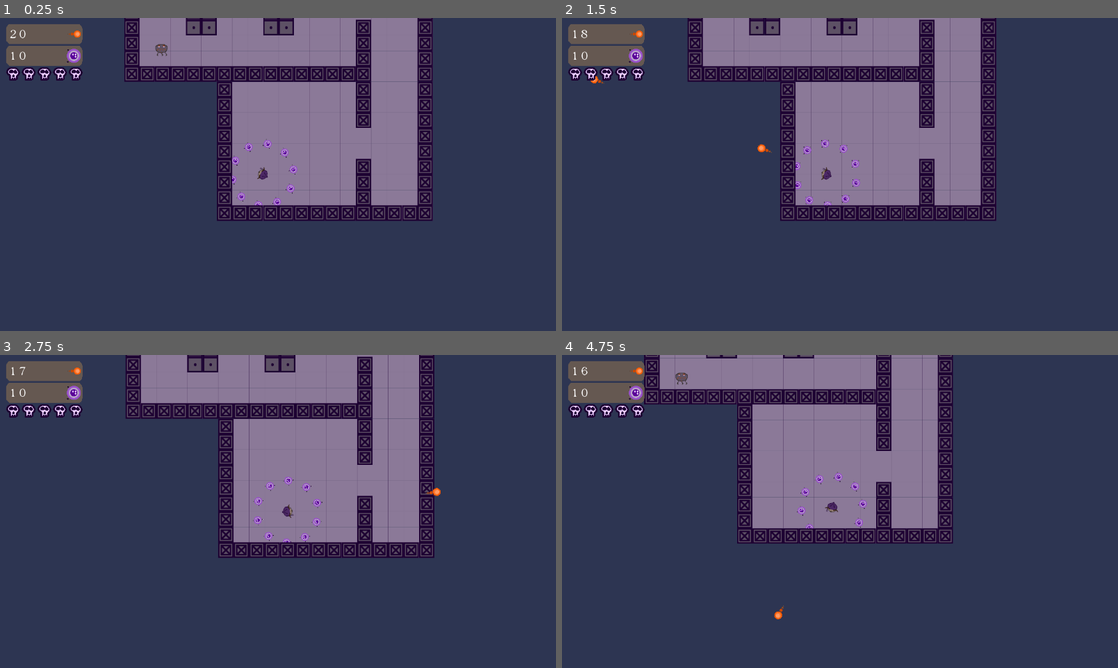
Above: before the commit, frames 1-4 (two rows, left to right).
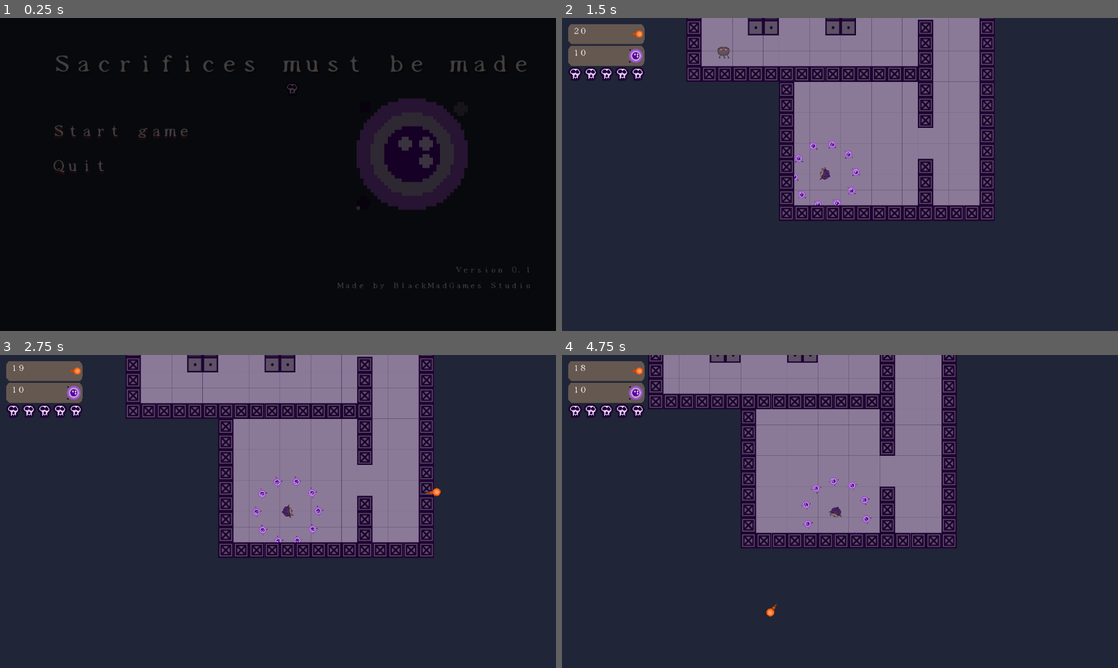
Above: after the commit, the same moments.

Repository: blackmadgames/sacrifices
Game: Godot game, scene res://scenes/screens/TitleScreen.tscn
The game is run twice, just before and just after one commit, with the same random seed, the same clock (stepped at 60 frames per second) and the same inputs. Before the commit the project starts from res://scenes/game_scenes/Level1.tscn.
Inputs (mouse positions are in pixels of both pictures, inside the frame that each line leads up to):
- Up to frame 1 (0.25 s): no input
- Up to frame 2 (1.5 s): click (734, 136) at 0.5 s, where only the run after the commit has a clickable "Start game"; click (734, 136) at 1.25 s, where only the run after the commit has a clickable "Start game"
- Up to frame 3 (2.75 s): move the mouse to (400, 495) at 2.02 s; hold D (move_right) from 2.03 s (still down); click (400, 495) at 2.1 s
- Up to frame 4 (4.75 s): move the mouse to (728, 527) at 2.77 s; release D (move_right) at 2.78 s; hold S (move_down) 2.78-3.53 s; tap F (interact) at 2.85 s; move the mouse to (895, 442) at 3.52 s; hold D (move_right) 3.53-4.28 s; tap Shift (look_ahead) at 3.6 s; move the mouse to (812, 574) at 4.27 s; hold W (move_up) from 4.28 s (still down); click (812, 574) at 4.35 s

The runs differ from the first frame. In frame 1, 99% of the frame differs, in the area x 0-100%, y 0-100%; in frame 2, 74%; in frame 3, 70%; in frame 4, 79%.

Commit message:
Title screen

Diff:
--- a/gui/font.tres
+++ b/gui/font.tres
@@ -3,7 +3,7 @@
 [ext_resource path="res://assets/fonts/VenomMincho.ttf" type="DynamicFontData" id=1]
 
 [resource]
-size = 22
 use_mipmaps = true
 use_filter = true
+extra_spacing_bottom = 16
 font_data = ExtResource( 1 )
--- a/project.godot
+++ b/project.godot
@@ -69,7 +69,8 @@
 [application]
 
 config/name="Sacrifices must be made"
-run/main_scene="res://scenes/game_scenes/Level1.tscn"
+run/main_scene="res://scenes/screens/TitleScreen.tscn"
+boot_splash/bg_color=Color( 0.109804, 0.164706, 0.254902, 1 )
 config/icon="res://assets/art/placeholders/img/soul.png"
 
 [autoload]
@@ -149,5 +150,5 @@
 
 [rendering]
 
-environment/default_clear_color=Color( 0.180392, 0.211765, 0.32549, 1 )
+environment/default_clear_color=Color( 0.129412, 0.14902, 0.219608, 1 )
 environment/default_environment="res://default_env.tres"
--- a/scenes/actors/Player.tscn
+++ b/scenes/actors/Player.tscn
@@ -76,7 +76,7 @@
 drag_margin_h_enabled = true
 drag_margin_v_enabled = true
 smoothing_enabled = true
-smoothing_speed = 3.0
+smoothing_speed = 2.0
 drag_margin_left = 0.1
 drag_margin_top = 0.1
 drag_margin_right = 0.1
--- /dev/null
+++ b/scenes/fx/FadeIn.tscn
@@ -0,0 +1,33 @@
+[gd_scene load_steps=3 format=2]
+
+[ext_resource path="res://scripts/fx/FadeIn.gd" type="Script" id=1]
+
+[sub_resource type="Animation" id=1]
+resource_name = "FadeIn"
+step = 0.5
+tracks/0/type = "value"
+tracks/0/path = NodePath(".:color")
+tracks/0/interp = 1
+tracks/0/loop_wrap = true
+tracks/0/imported = false
+tracks/0/enabled = true
+tracks/0/keys = {
+"times": PoolRealArray( 0, 1 ),
+"transitions": PoolRealArray( 1, 1 ),
+"update": 0,
+"values": [ Color( 0, 0, 0, 1 ), Color( 0, 0, 0, 0 ) ]
+}
+
+[node name="FadeIn" type="ColorRect"]
+visible = false
+anchor_right = 1.0
+anchor_bottom = 1.0
+color = Color( 0, 0, 0, 0 )
+script = ExtResource( 1 )
+__meta__ = {
+"_edit_use_anchors_": false
+}
+
+[node name="AnimationPlayer" type="AnimationPlayer" parent="."]
+anims/FadeIn = SubResource( 1 )
+[connection signal="animation_finished" from="AnimationPlayer" to="." method="_on_AnimationPlayer_animation_finished"]
--- a/scenes/game_scenes/Level1.tscn
+++ b/scenes/game_scenes/Level1.tscn
@@ -117,7 +117,7 @@
 
 [node name="AudioStreamPlayer" type="AudioStreamPlayer" parent="."]
 stream = ExtResource( 7 )
-volume_db = -12.0
+volume_db = -18.0
 autoplay = true
 [connection signal="fire" from="Player" to="CanvasLayer/GUI" method="_on_Player_fire"]
 [connection signal="healed" from="Player" to="CanvasLayer/GUI" method="_on_Player_healed"]
--- /dev/null
+++ b/scenes/gui/MenuButton.tscn
@@ -0,0 +1,31 @@
+[gd_scene load_steps=3 format=2]
+
+[sub_resource type="DynamicFontData" id=1]
+font_path = "res://assets/fonts/VenomMincho.ttf"
+
+[sub_resource type="DynamicFont" id=2]
+size = 32
+use_mipmaps = true
+use_filter = true
+font_data = SubResource( 1 )
+
+[node name="MenuButton" type="Button"]
+margin_right = 1104.0
+margin_bottom = 39.0
+rect_min_size = Vector2( 360, 60 )
+flat = true
+__meta__ = {
+"_edit_use_anchors_": false
+}
+
+[node name="Label" type="Label" parent="."]
+margin_right = 40.0
+margin_bottom = 57.0
+custom_fonts/font = SubResource( 2 )
+custom_colors/font_color_shadow = Color( 0.643137, 0.168627, 0.168627, 1 )
+custom_constants/shadow_offset_x = 0
+custom_constants/shadow_offset_y = 5
+text = "Label"
+__meta__ = {
+"_edit_use_anchors_": false
+}
--- /dev/null
+++ b/scenes/gui/QuitMenuButton.tscn
@@ -0,0 +1,8 @@
+[gd_scene load_steps=2 format=2]
+
+[ext_resource path="res://scenes/gui/MenuButton.tscn" type="PackedScene" id=1]
+
+[node name="QuitMenuButton" instance=ExtResource( 1 )]
+
+[node name="Label" parent="." index="0"]
+text = "Quit"
--- /dev/null
+++ b/scenes/gui/StartGameMenuButton.tscn
@@ -0,0 +1,8 @@
+[gd_scene load_steps=2 format=2]
+
+[ext_resource path="res://scenes/gui/MenuButton.tscn" type="PackedScene" id=1]
+
+[node name="StartGameMenuButton" instance=ExtResource( 1 )]
+
+[node name="Label" parent="." index="0"]
+text = "Start game"
--- /dev/null
+++ b/scenes/screens/TitleScreen.tscn
@@ -0,0 +1,115 @@
+[gd_scene load_steps=11 format=2]
+
+[ext_resource path="res://gui/theme.tres" type="Theme" id=1]
+[ext_resource path="res://assets/art/placeholders/img/soul.png" type="Texture" id=2]
+[ext_resource path="res://scenes/gui/StartGameMenuButton.tscn" type="PackedScene" id=3]
+[ext_resource path="res://scenes/gui/QuitMenuButton.tscn" type="PackedScene" id=4]
+[ext_resource path="res://assets/art/placeholders/img/skull.png" type="Texture" id=5]
+[ext_resource path="res://scenes/fx/FadeIn.tscn" type="PackedScene" id=6]
+[ext_resource path="res://scripts/gui/TitleScreen.gd" type="Script" id=7]
+[ext_resource path="res://assets/music/sacrifices_menu.ogg" type="AudioStream" id=8]
+
+[sub_resource type="DynamicFontData" id=1]
+font_path = "res://assets/fonts/VenomMincho.ttf"
+
+[sub_resource type="DynamicFont" id=2]
+size = 48
+use_mipmaps = true
+use_filter = true
+extra_spacing_bottom = 16
+font_data = SubResource( 1 )
+
+[node name="TitleScreen" type="Control"]
+anchor_right = 1.0
+anchor_bottom = 1.0
+theme = ExtResource( 1 )
+script = ExtResource( 7 )
+__meta__ = {
+"_edit_use_anchors_": false
+}
+
+[node name="Menu" type="VBoxContainer" parent="."]
+margin_left = 120.0
+margin_top = 80.0
+margin_right = 1160.0
+margin_bottom = 640.0
+__meta__ = {
+"_edit_use_anchors_": false
+}
+
+[node name="Label" type="Label" parent="Menu"]
+margin_right = 1104.0
+margin_bottom = 65.0
+custom_fonts/font = SubResource( 2 )
+custom_colors/font_color_shadow = Color( 0.160784, 0.0941176, 0.0941176, 1 )
+custom_constants/shadow_offset_x = 5
+custom_constants/shadow_offset_y = 5
+text = "Sacrifices must be made"
+align = 1
+valign = 1
+
+[node name="Logo" type="TextureRect" parent="Menu"]
+margin_top = 69.0
+margin_right = 1104.0
+margin_bottom = 101.0
+texture = ExtResource( 5 )
+stretch_mode = 4
+
+[node name="CenterRow" type="HBoxContainer" parent="Menu"]
+margin_top = 105.0
+margin_right = 1104.0
+margin_bottom = 361.0
+size_flags_vertical = 3
+
+[node name="Buttons" type="VBoxContainer" parent="Menu/CenterRow"]
+margin_right = 550.0
+margin_bottom = 256.0
+size_flags_horizontal = 3
+size_flags_vertical = 3
+custom_constants/separation = 20
+alignment = 1
+
+[node name="StartGameMenuButton" parent="Menu/CenterRow/Buttons" instance=ExtResource( 3 )]
+margin_top = 58.0
+margin_right = 550.0
+margin_bottom = 118.0
+
+[node name="QuitMenuButton" parent="Menu/CenterRow/Buttons" instance=ExtResource( 4 )]
+margin_top = 138.0
+margin_right = 550.0
+margin_bottom = 198.0
+
+[node name="CenterContainer" type="CenterContainer" parent="Menu/CenterRow"]
+margin_left = 554.0
+margin_right = 1104.0
+margin_bottom = 256.0
+size_flags_horizontal = 3
+size_flags_vertical = 3
+
+[node name="TextureRect" type="TextureRect" parent="Menu/CenterRow/CenterContainer"]
+margin_left = 147.0
+margin_right = 403.0
+margin_bottom = 256.0
+rect_min_size = Vector2( 256, 256 )
+texture = ExtResource( 2 )
+stretch_mode = 1
+
+[node name="VersionLabel" type="Label" parent="Menu"]
+margin_top = 365.0
+margin_right = 1104.0
+margin_bottom = 560.0
+size_flags_vertical = 3
+text = "Version 0.1
+Made by BlackMadGames Studio"
+align = 2
+valign = 2
+
+[node name="FadeIn" parent="." instance=ExtResource( 6 )]
+
+[node name="AudioStreamPlayer" type="AudioStreamPlayer" parent="."]
+stream = ExtResource( 8 )
+volume_db = -12.0
+autoplay = true
+[connection signal="button_up" from="Menu/CenterRow/Buttons/StartGameMenuButton" to="." method="_on_StartGameMenuButton_button_up"]
+[connection signal="button_up" from="Menu/CenterRow/Buttons/QuitMenuButton" to="." method="_on_QuitMenuButton_button_up"]
+[connection signal="fade_in_over" from="FadeIn" to="." method="_on_FadeIn_fade_in_over"]
--- /dev/null
+++ b/scripts/fx/FadeIn.gd
@@ -0,0 +1,12 @@
+extends ColorRect
+
+signal fade_in_over
+
+const FADE_IN_ANIM_KEY = "FadeIn"
+
+func fade_in():
+    $AnimationPlayer.play(FADE_IN_ANIM_KEY)
+
+func _on_AnimationPlayer_animation_finished(anim_name: String) -> void:
+    if anim_name == FADE_IN_ANIM_KEY:
+        emit_signal("fade_in_over")
--- /dev/null
+++ b/scripts/gui/TitleScreen.gd
@@ -0,0 +1,14 @@
+extends Control
+
+func _ready() -> void:
+    $FadeIn.show()
+    $FadeIn.fade_in()
+
+func _on_FadeIn_fade_in_over() -> void:
+    $FadeIn.hide()
+
+func _on_StartGameMenuButton_button_up() -> void:
+    get_tree().change_scene(Game.GAME_SCENE)
+
+func _on_QuitMenuButton_button_up() -> void:
+    get_tree().quit()
Not shown: 1 places in scenes/actors/Player.tscn that only renumber resources
